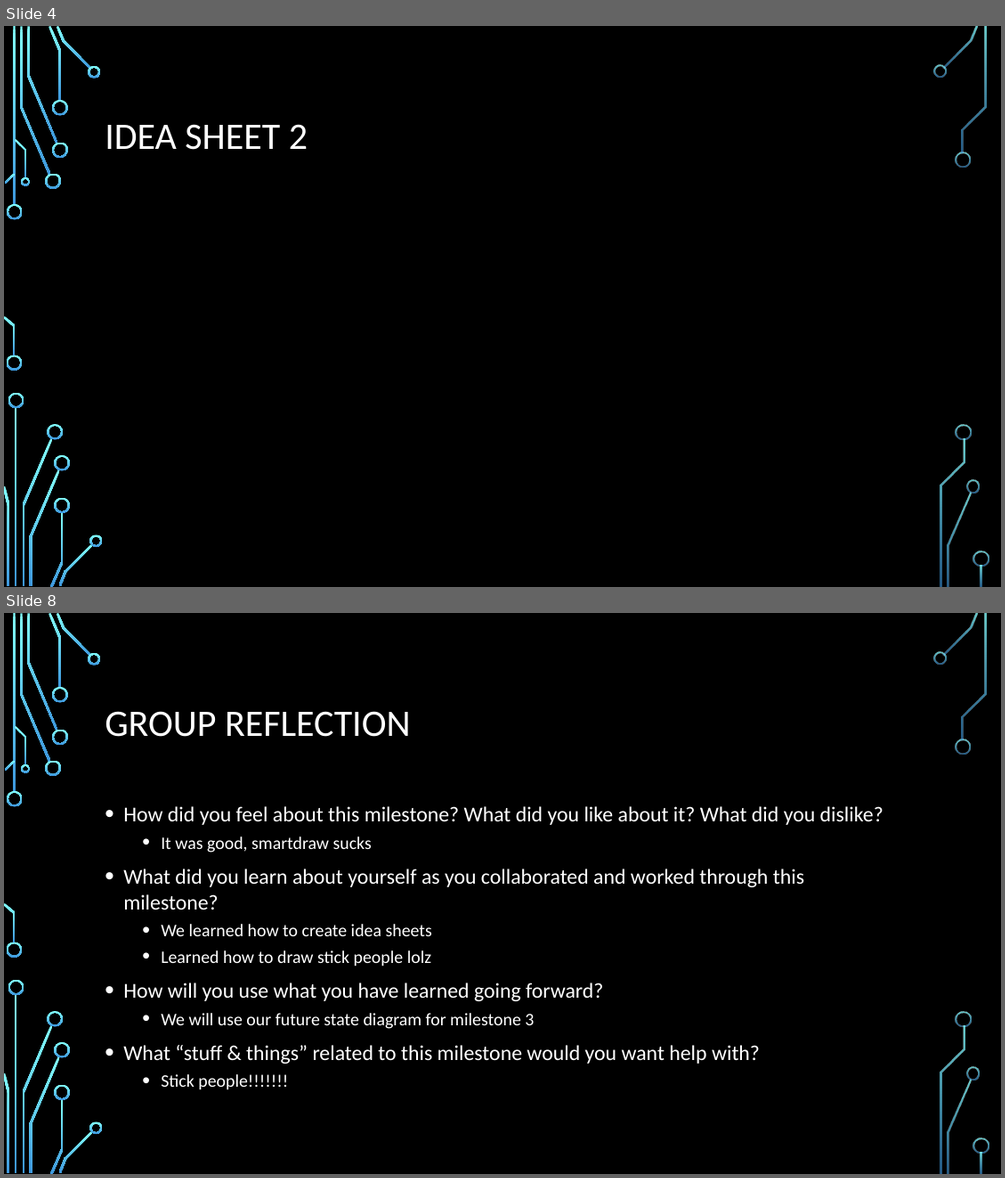
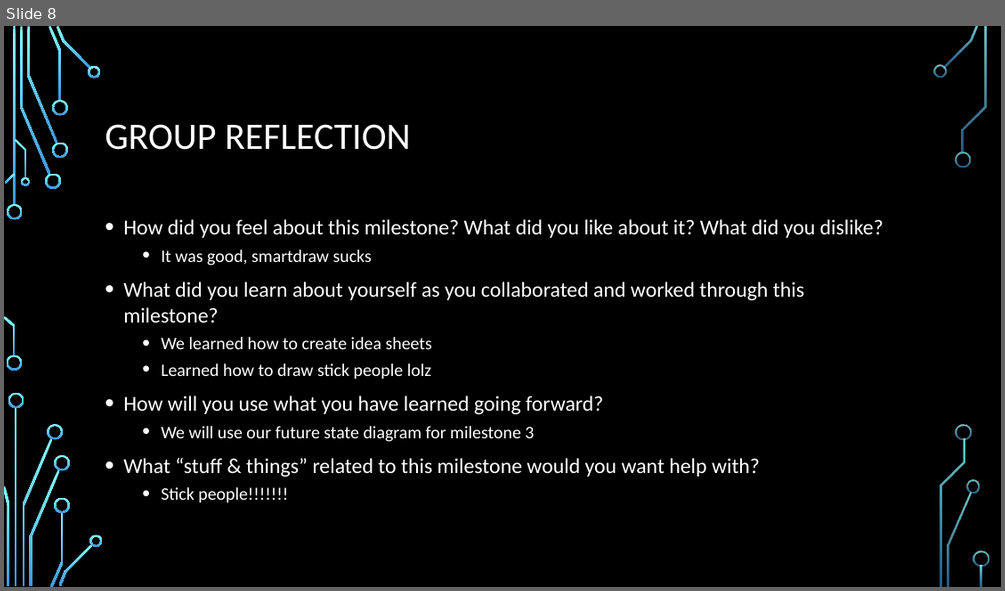
Before and after one commit to ureginastudent/PROJECT, a slide deck: Milestone 2/ENSE 470 Milestone 2.pptx. Shown one above the other, each under a label of ours: slides 4 and 8 before the commit, slide 8 after it; the slides between them are not shown. The pictures are 1005x1178 and 1005x591 pixels, drawn with LibreOffice and Linux fonts; fonts in the diff are those of the drawing; background and template pictures are left out. Boxes give left, top, right and bottom in pixels: in the first picture for what was removed or moved away, otherwise in the second. Text is boxed around its words. In the diff, an @@ line names an element or a change of style, - is before the commit and + after.

Commit message:
Updated: finished Idea Sheets and Future State VSM

```diff
--- a/Milestone 2/ENSE 470 Milestone 2.pptx
+++ b/Milestone 2/ENSE 470 Milestone 2.pptx
@@ slide 4 removed at (4,26,1001,587), background picture (left out); not listed: 36 template elements that a slide beside it also shows @@
@@ title removed at (105,124,307,150) @@
-IDEA SHEET 2
```
Also in this commit, not shown: 1 slide changed, 4 slides added, 3 other slides removed.
